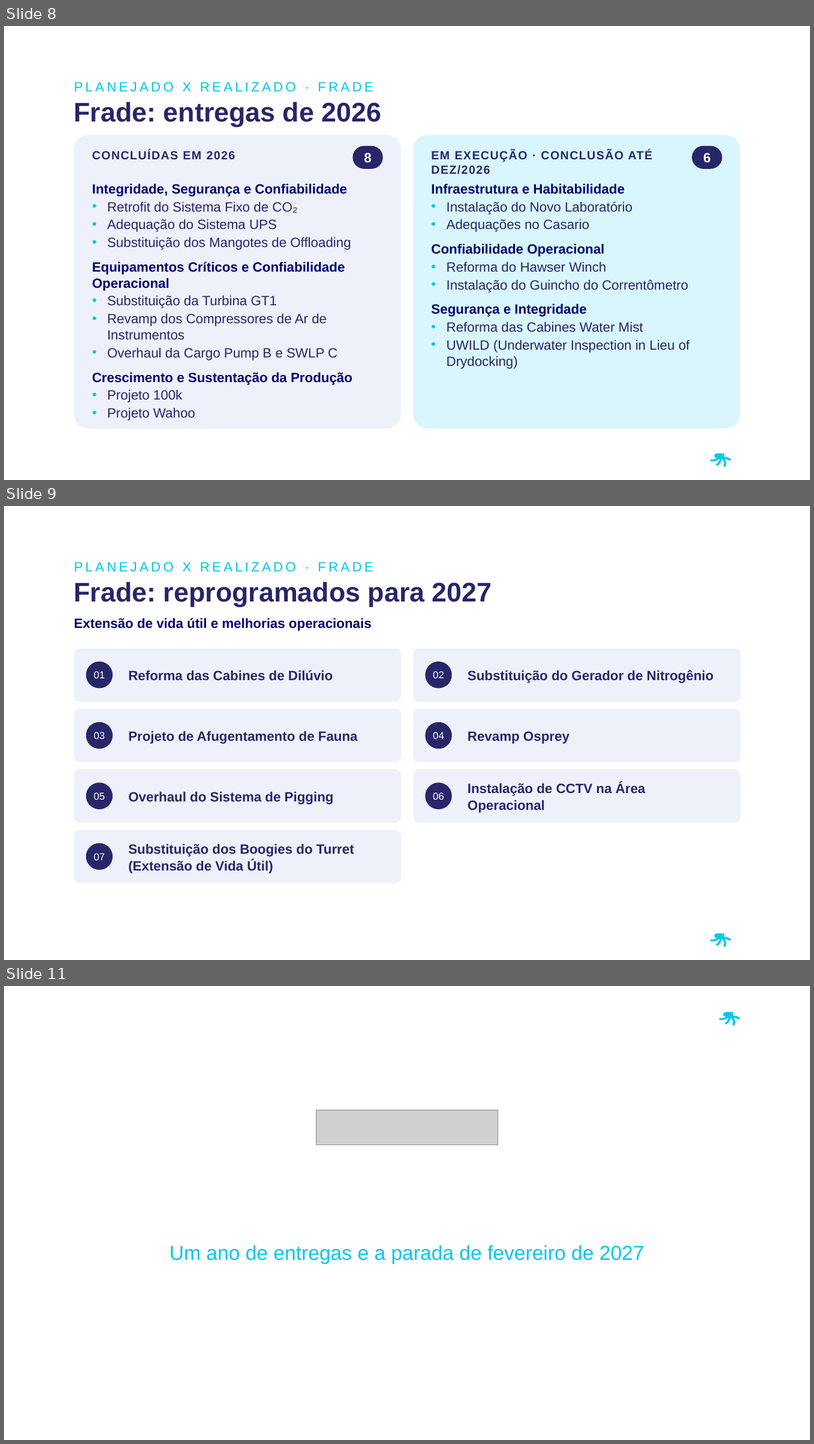
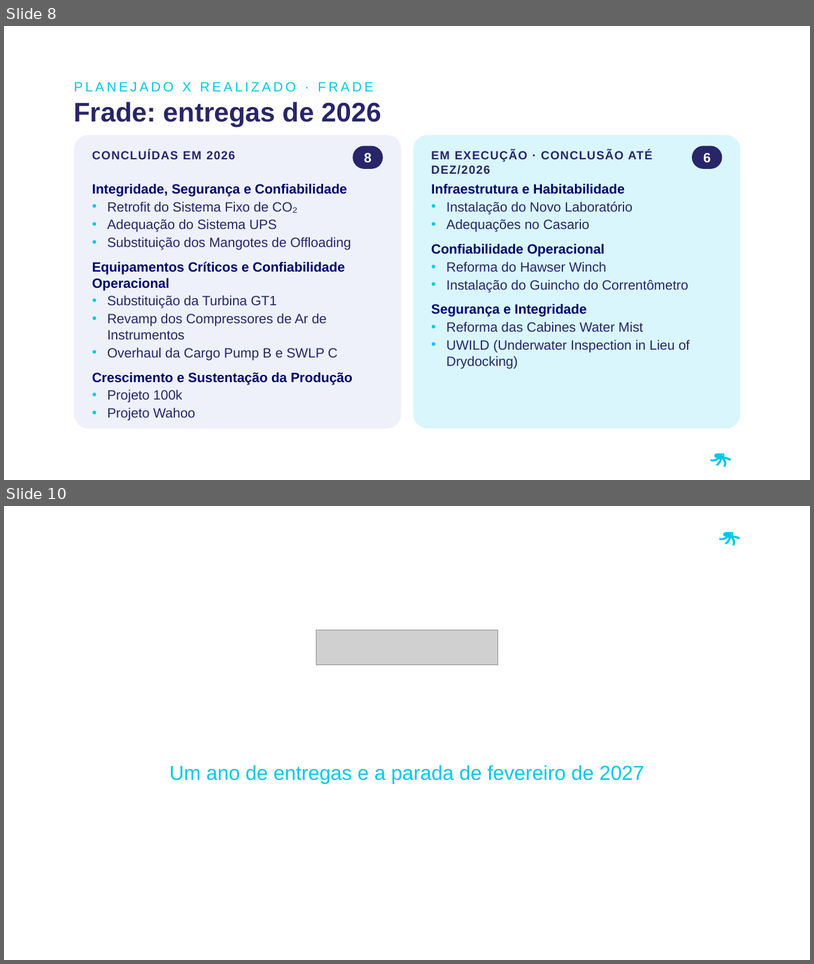
Before and after one commit to LucasRibaas/Planejamento, a slide deck: Investor_Day_PRIO_2026.pptx. Shown one above the other, each under a label of ours: slides 8, 9 and 11 before the commit, slides 8 and 10 after it; the slides between them are not shown. The pictures are 814x1444 and 814x964 pixels, drawn with LibreOffice and Linux fonts; fonts in the diff are those of the drawing; grey boxes stand for pictures; background and template pictures are left out. Boxes give left, top, right and bottom in pixels: in the first picture for what was removed or moved away, otherwise in the second. Text is boxed around its words. In the diff, an @@ line names an element or a change of style, - is before the commit and + after.

```diff
--- a/Investor_Day_PRIO_2026.pptx
+++ b/Investor_Day_PRIO_2026.pptx
@@ slide 9 removed at (x1=4, y1=506, x2=810, y2=960), background picture (left out); not listed: 3 template elements that a slide beside it also shows @@
@@ text removed at (x1=74, y1=562, x2=373, y2=572) @@
-PLANEJADO X REALIZADO · FRADE
@@ text removed at (x1=74, y1=582, x2=492, y2=607) @@
-Frade: reprogramados para 2027
@@ text removed at (x1=74, y1=618, x2=372, y2=631) @@
-Extensão de vida útil e melhorias operacionais
@@ rounded rectangle removed at (x1=74, y1=648, x2=401, y2=702) @@
@@ rounded rectangle removed at (x1=414, y1=648, x2=741, y2=702) @@
@@ ellipse removed at (x1=86, y1=661, x2=113, y2=688) @@
@@ ellipse removed at (x1=426, y1=661, x2=452, y2=688) @@
@@ text removed at (x1=94, y1=671, x2=105, y2=678) @@
-01
@@ text removed at (x1=128, y1=670, x2=333, y2=681) @@
-Reforma das Cabines de Dilúvio
@@ text removed at (x1=433, y1=671, x2=444, y2=678) @@
-02
@@ text removed at (x1=468, y1=670, x2=714, y2=683) @@
-Substituição do Gerador de Nitrogênio
@@ rounded rectangle removed at (x1=74, y1=709, x2=401, y2=762) @@
@@ rounded rectangle removed at (x1=414, y1=709, x2=741, y2=762) @@
@@ ellipse removed at (x1=86, y1=722, x2=113, y2=748) @@
@@ text removed at (x1=94, y1=732, x2=105, y2=739) @@
-03
@@ text removed at (x1=128, y1=730, x2=358, y2=744) @@
-Projeto de Afugentamento de Fauna
@@ ellipse removed at (x1=426, y1=722, x2=452, y2=748) @@
@@ text removed at (x1=433, y1=732, x2=444, y2=739) @@
-04
@@ text removed at (x1=468, y1=731, x2=570, y2=744) @@
-Revamp Osprey
@@ rounded rectangle removed at (x1=74, y1=769, x2=401, y2=822) @@
@@ rounded rectangle removed at (x1=414, y1=769, x2=741, y2=822) @@
@@ ellipse removed at (x1=86, y1=783, x2=113, y2=809) @@
@@ text removed at (x1=94, y1=792, x2=105, y2=799) @@
-05
@@ text removed at (x1=128, y1=791, x2=334, y2=804) @@
-Overhaul do Sistema de Pigging
@@ ellipse removed at (x1=426, y1=783, x2=452, y2=809) @@
@@ text removed at (x1=433, y1=792, x2=444, y2=799) @@
-06
@@ text removed at (x1=468, y1=782, x2=646, y2=813) @@
-Instalação de CCTV na Área Operacional
@@ rounded rectangle removed at (x1=74, y1=829, x2=401, y2=883) @@
@@ ellipse removed at (x1=86, y1=843, x2=113, y2=870) @@
@@ text removed at (x1=128, y1=843, x2=354, y2=873) @@
-Substituição dos Boogies do Turret (Extensão de Vida Útil)
@@ text removed at (x1=94, y1=853, x2=105, y2=860) @@
-07
@@ what was slide 11 is now slide 10 @@
```
Also in this commit, not shown: 2 slides changed.
